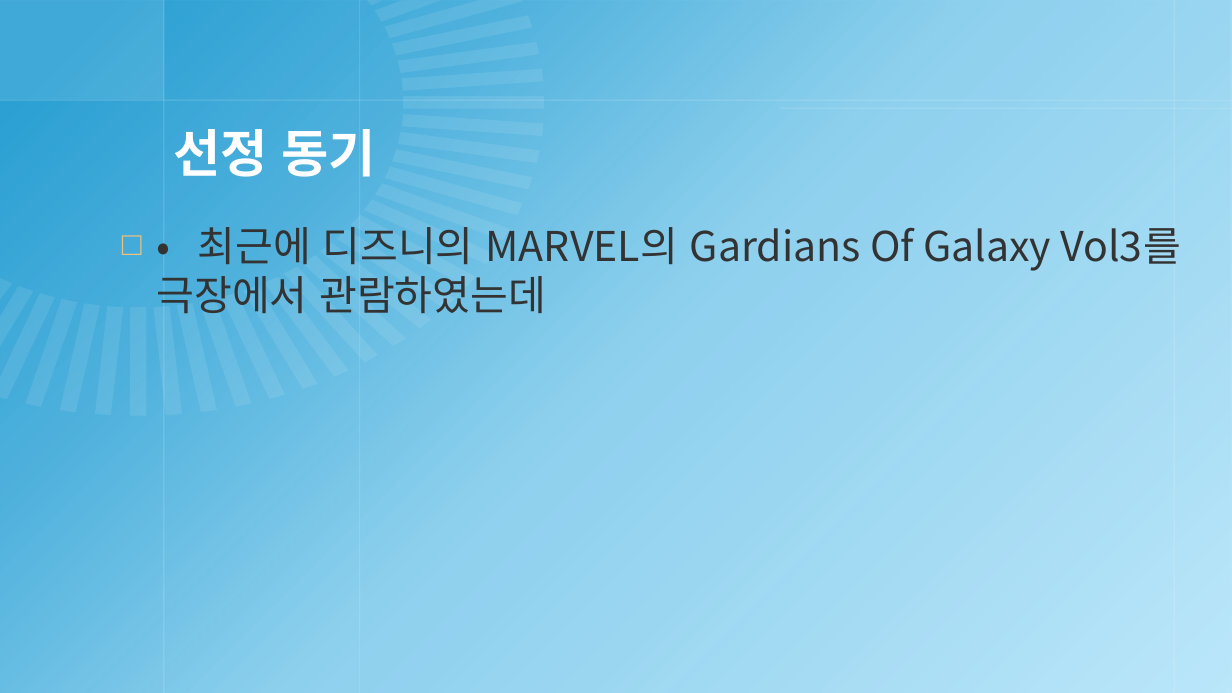
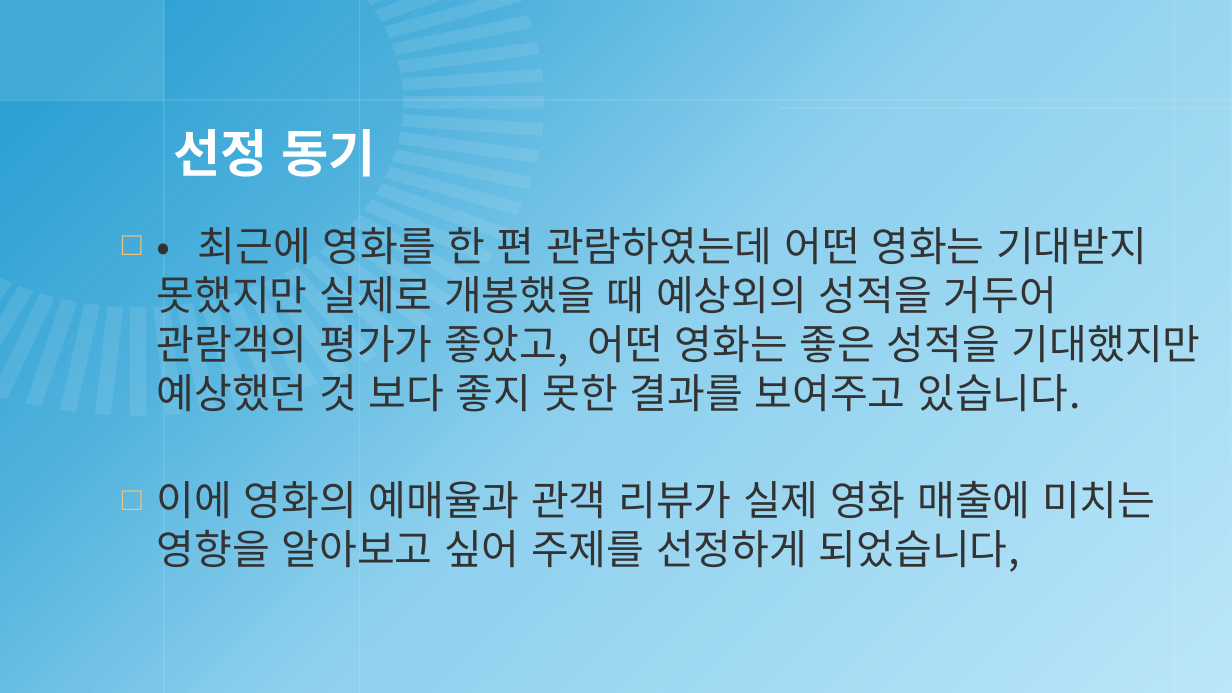
Before and after one commit to cyphen156/Workspace, a slide deck: slide 3 of Python/20170677_오융택.pptx. Drawn at 1232x693 pixels with LibreOffice and Linux fonts; fonts in the diff are those of the drawing; background and template pictures are left out. Boxes give left, top, right and bottom in pixels: in the first picture for what was removed or moved away, otherwise in the second. Text is boxed around its words. In the diff, an @@ line names an element or a change of style, - is before the commit and + after.

```diff
--- a/Python/20170677_오융택.pptx
+++ b/Python/20170677_오융택.pptx
@@ text at (157,227,1201,572): text changed @@
-□ •최근에 디즈니의 MARVEL의 Gardians Of Galaxy Vol3를 극장에서 관람하였는데
+□ •최근에 영화를 한 편 관람하였는데 어떤 영화는 기대받지 못했지만 실제로 개봉했을 때 예상외의 성적을 거두어 관람객의 평가가 좋았고, 어떤 영화는 좋은 성적을 기대했지만 예상했던 것 보다 좋지 못한 결과를 보여주고 있습니다.
+□ 이에 영화의 예매율과 관객 리뷰가 실제 영화 매출에 미치는 영향을 알아보고 싶어 주제를 선정하게 되었습니다,
```
Also in this commit, not shown: 2 other slides changed, 1 slide added, 4 other files.
